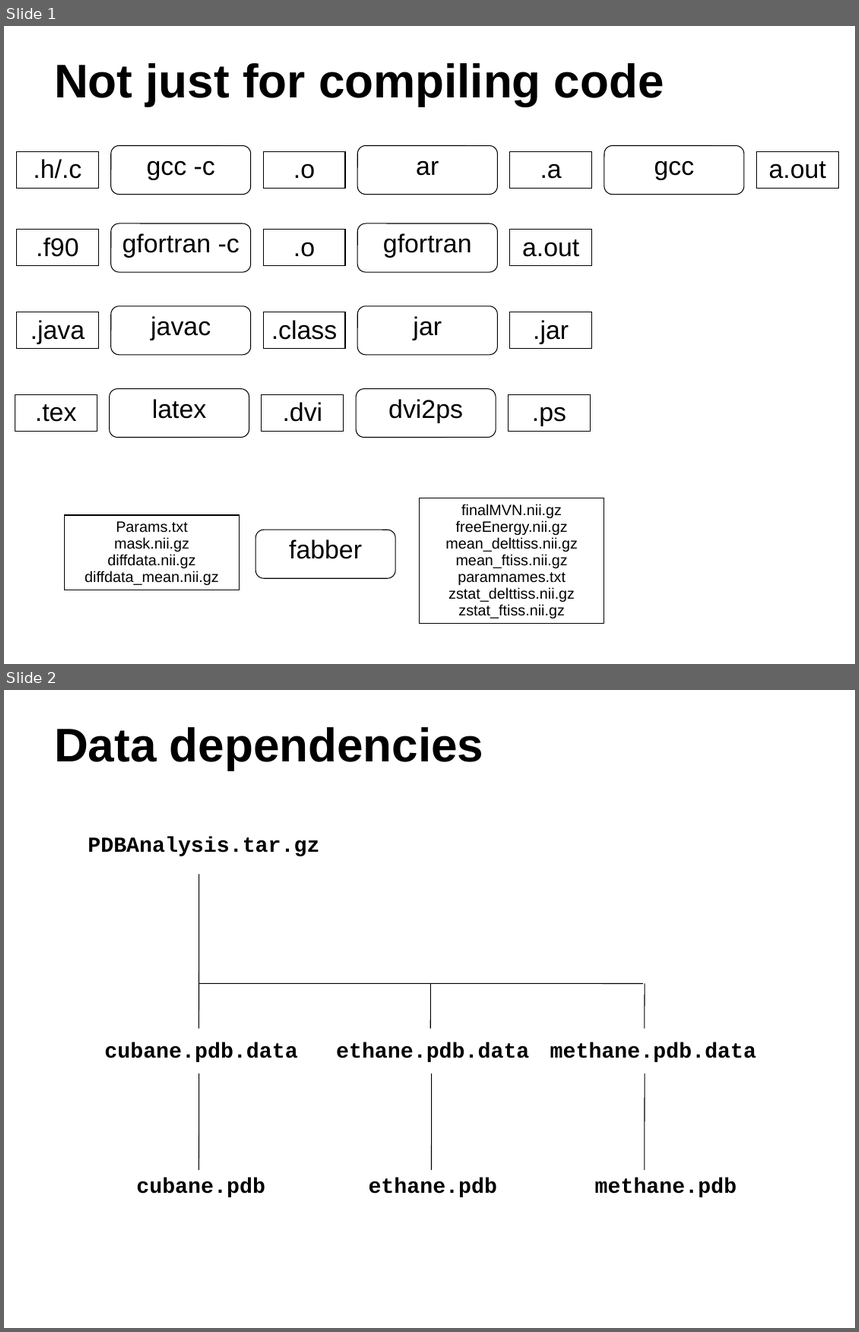
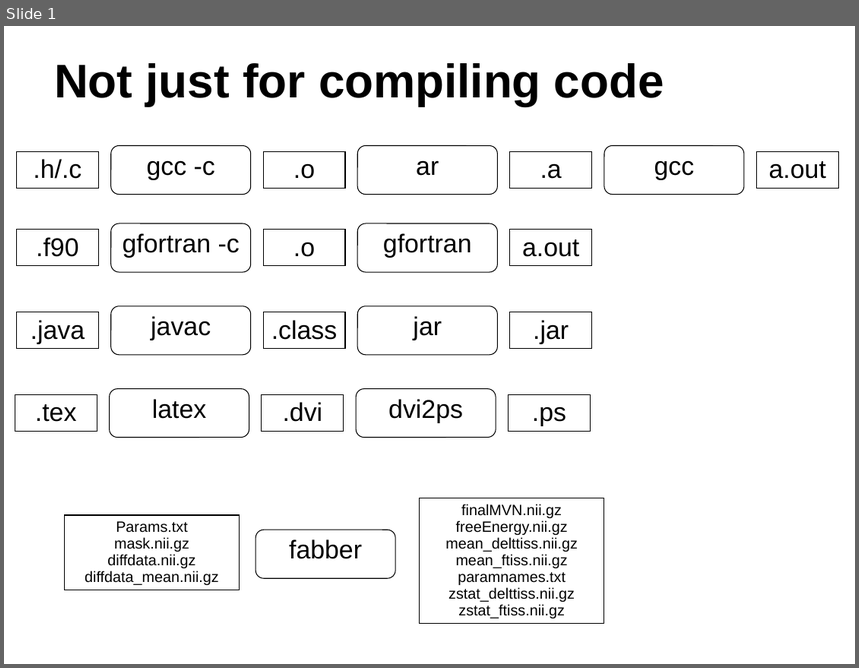
Before and after one commit to hpcarcher/2014-09-16-imperial, a slide deck: archer/make/AutomationMakeImages.ppt. Shown one above the other, each under a label of ours: slides 1 and 2 before the commit, slide 1 after it. The pictures are 859x1332 and 859x668 pixels, drawn with LibreOffice and Linux fonts; fonts in the diff are those of the drawing. Boxes give left, top, right and bottom in pixels: in the first picture for what was removed or moved away, otherwise in the second. Text is boxed around its words. In the diff, an @@ line names an element or a change of style, - is before the commit and + after.

```diff
--- a/archer/make/AutomationMakeImages.ppt
+++ b/archer/make/AutomationMakeImages.ppt
@@ slide 2 removed at (4, 690, 855, 1328), background #FFFFFF @@
@@ title removed at (54, 727, 484, 770) @@
-Data dependencies
@@ text removed at (88, 837, 319, 856) @@
-PDBAnalysis.tar.gz
@@ line removed from (199, 875) to (199, 1029) @@
@@ line removed from (199, 983) to (644, 983) @@
@@ line removed from (431, 983) to (430, 1029) @@
@@ line removed from (645, 983) to (645, 1029) @@
@@ text removed at (104, 1043, 297, 1062) @@
-cubane.pdb.data
@@ text removed at (336, 1043, 529, 1062) @@
-ethane.pdb.data
@@ text removed at (550, 1043, 756, 1062) @@
-methane.pdb.data
@@ line removed from (199, 1074) to (199, 1170) @@
@@ line removed from (432, 1074) to (432, 1170) @@
@@ line removed from (645, 1074) to (645, 1170) @@
@@ text removed at (136, 1178, 265, 1198) @@
-cubane.pdb
@@ text removed at (369, 1178, 497, 1198) @@
-ethane.pdb
@@ text removed at (595, 1178, 737, 1198) @@
-methane.pdb
```
Also in this commit, not shown: 2 other slides removed, 1 other file.
